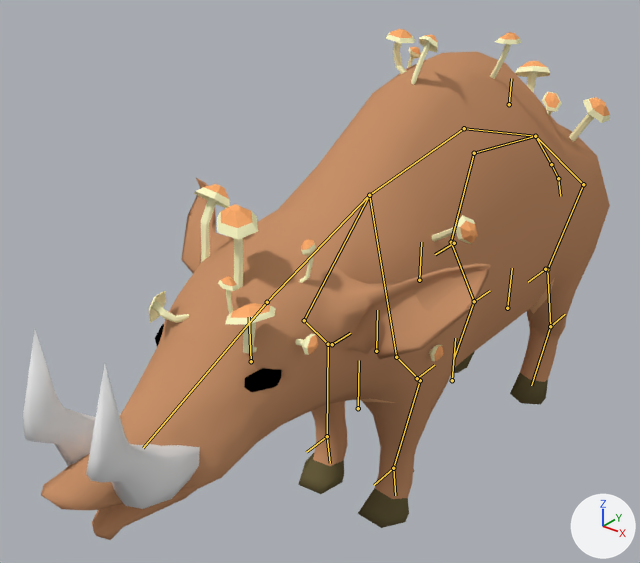
Two versions of the Blender file Amelia Blume/Assets/Meshes/Animals/Boar_Infected_v3.blend, one commit apart.
The view is the same before and after, from a 50 mm camera at (4.34, -7.31, 6.02) aimed at (-0.51, -1.25, 2.27). Lighting does not change. The marker at lower right points along +X, +Y and +Z. The bones that bend it are drawn over the model as lines.

Names of what the first picture shows: 'Boar_Model', 'Eyes', 'Infection', 'Tusk_Left', 'Tusk_Right'.
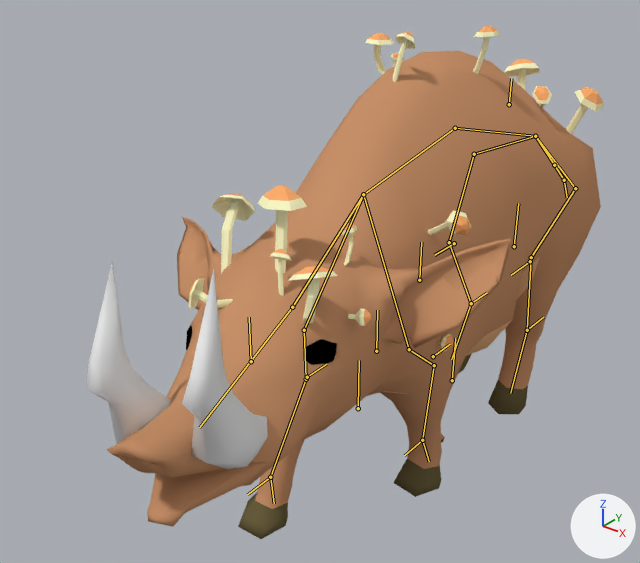
The newer file adds an action. The first version stands in its rest pose; the second is drawn at frame 25 of the action 'charge'.

What the commit changed:
Bone 'stomach' (bone_stomach) turns from (0, 0, 0) to (0, 7, 3) degrees about its own x, y and z.
Bone 'chest' (bone_chest) turns from (0, 0, 0) to (0, 0, -1) degrees about its own x, y and z.
Bone 'neck' (bone_neck) turns from (0, 0, 0) to (0, -4, -10) degrees about its own x, y and z.
Bone 'neck.001' (bone_neck_001) moves from (0.0, 0.0, 0.0) to (-0.05, -0.05, -0.05).
Bone 'neck.001' (bone_neck_001) turns from (0, 0, 0) to (-17, -3, -4) degrees about its own x, y and z.
Bone 'leg.front.lower.R' (bone_leg_front_lower_r) turns from (0, 0, 0) to (-29, 0, 2) degrees about its own x, y and z.
Bone 'leg.front.IK.lower.L' (bone_leg_front_ik_lower_l) moves from (0.0, 0.0, 0.0) to (0.0, -0.53, 0.04).
Bone 'leg.front.IK.upper.L' (bone_leg_front_ik_upper_l) moves from (0.0, 0.0, 0.0) to (0.0, 0.28, 0.11).
Bone 'leg.hind.lower.L' (bone_leg_hind_lower_l) turns from (0, 0, 0) to (-19, 3, 1) degrees about its own x, y and z.
Bone 'tail.upper' (bone_tail_upper) turns from (0, 0, 0) to (0, 3, -3) degrees about its own x, y and z.
Bone 'leg.hind.IK.upper.L' (bone_leg_hind_ik_upper_l) moves from (0.0, 0.0, 0.0) to (0.0, 0.44, 0.25).
Bone 'leg.hind.IK.lower.L' (bone_leg_hind_ik_lower_l) moves from (0.0, 0.0, 0.0) to (0.0, -0.67, 0.24).
Bone 'leg.hind.pole.lower.L' (bone_leg_hind_pole_lower_l) moves from (0.0, 0.0, 0.0) to (0.0, 0.73, 0.0).
Bone 'leg.front.IK.lower.R' (bone_leg_front_ik_lower_r) moves from (0.0, 0.0, 0.0) to (0.0, 0.89, 0.02).
Bone 'leg.front.IK.upper.R' (bone_leg_front_ik_upper_r) moves from (0.0, 0.0, 0.0) to (0.0, -0.4, -0.19).
Bone 'leg.hind.lower.R' (bone_leg_hind_lower_r) turns from (0, 0, 0) to (-3, 2, 0) degrees about its own x, y and z.
Bone 'leg.hind.IK.lower.R' (bone_leg_hind_ik_lower_r) moves from (0.0, 0.0, 0.0) to (0.0, -0.08, 0.0).

Location of each change, [x1, y1, x2, y2] in pixels of the pictures (640 x 563 px):
'Boar_Model', posed (13% narrower): before [41, 51, 610, 540]; after [107, 51, 601, 539]
'Infection', posed (10% narrower): before [149, 29, 610, 361]; after [189, 26, 604, 352]
'Tusk_Left', posed (24% narrower, 38% taller): before [86, 364, 200, 509]; after [182, 269, 268, 469]
'Tusk_Right', posed (13% narrower, 33% taller): before [23, 329, 121, 466]; after [86, 262, 171, 444]
'Eyes', posed (19% wider, 41% shorter): before [155, 324, 282, 392]; after [186, 325, 337, 365]
bone 'stomach', root to tip: before (535, 136) to (464, 128); after (535, 136) to (455, 128)
bone 'chest', root to tip: before (464, 128) to (369, 195); after (455, 128) to (363, 194)
bone 'neck', root to tip: before (369, 195) to (267, 302); after (363, 194) to (292, 307)
bone 'neck.001', root to tip: before (267, 302) to (143, 448); after (292, 307) to (199, 427)
bone 'leg.front.lower.R', root to tip: before (327, 436) to (330, 463); after (270, 477) to (274, 503)
bone 'leg.front.IK.lower.L', root to tip: before (393, 468) to (374, 485); after (422, 440) to (404, 455)
bone 'leg.front.IK.upper.L', root to tip: before (417, 378) to (434, 365); after (433, 356) to (450, 344)
bone 'leg.hind.lower.L', root to tip: before (550, 326) to (531, 385); after (527, 330) to (510, 393)
bone 'tail.upper', root to tip: before (535, 136) to (551, 164); after (535, 136) to (554, 165)
bone 'leg.hind.IK.upper.L', root to tip: before (545, 269) to (528, 282); after (530, 261) to (511, 275)
bone 'leg.hind.IK.lower.L', root to tip: before (550, 326) to (565, 314); after (527, 330) to (543, 317)
bone 'leg.hind.pole.lower.L', root to tip: before (507, 308) to (512, 268); after (514, 246) to (518, 203)
bone 'leg.front.IK.lower.R', root to tip: before (327, 436) to (306, 452); after (270, 477) to (247, 494)
bone 'leg.front.IK.upper.R', root to tip: before (332, 344) to (350, 333); after (307, 377) to (326, 364)
bone 'leg.hind.lower.R', root to tip: before (474, 301) to (454, 357); after (471, 303) to (451, 359)
bone 'leg.hind.IK.lower.R', root to tip: before (474, 301) to (490, 290); after (471, 303) to (487, 292)
